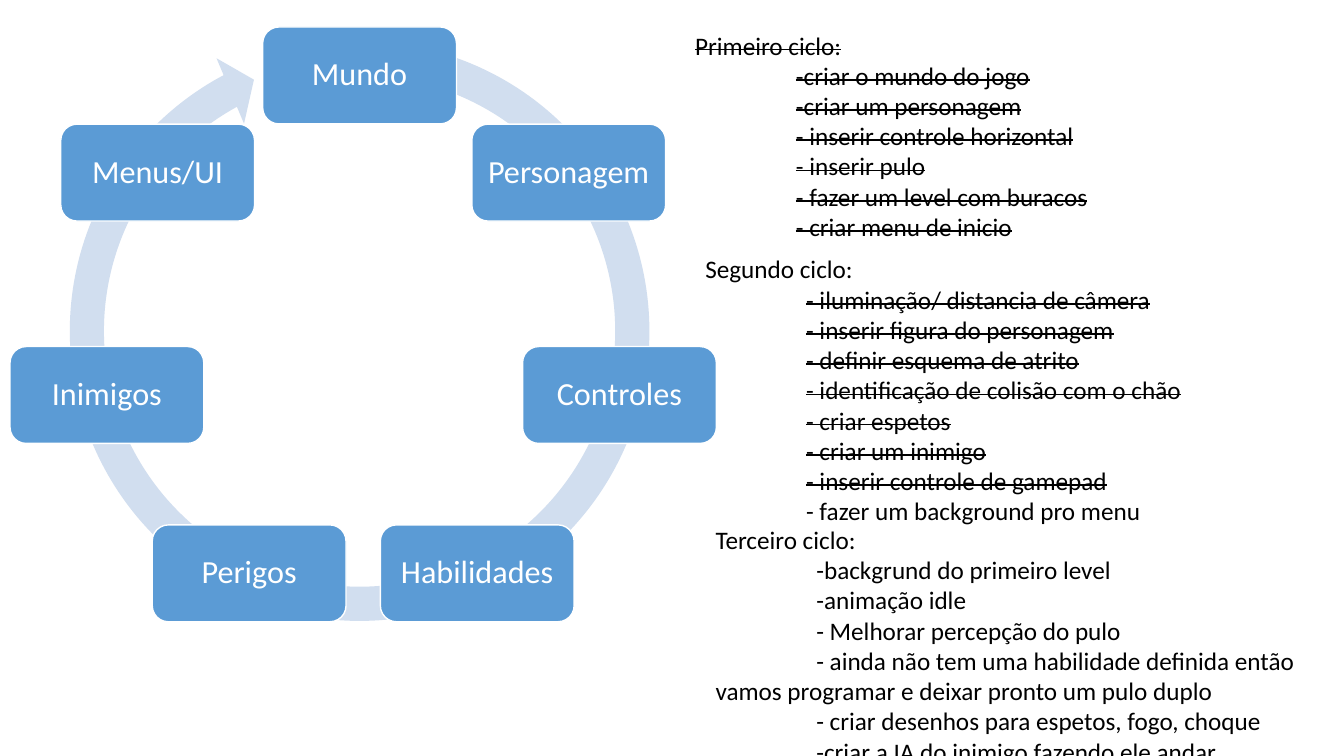
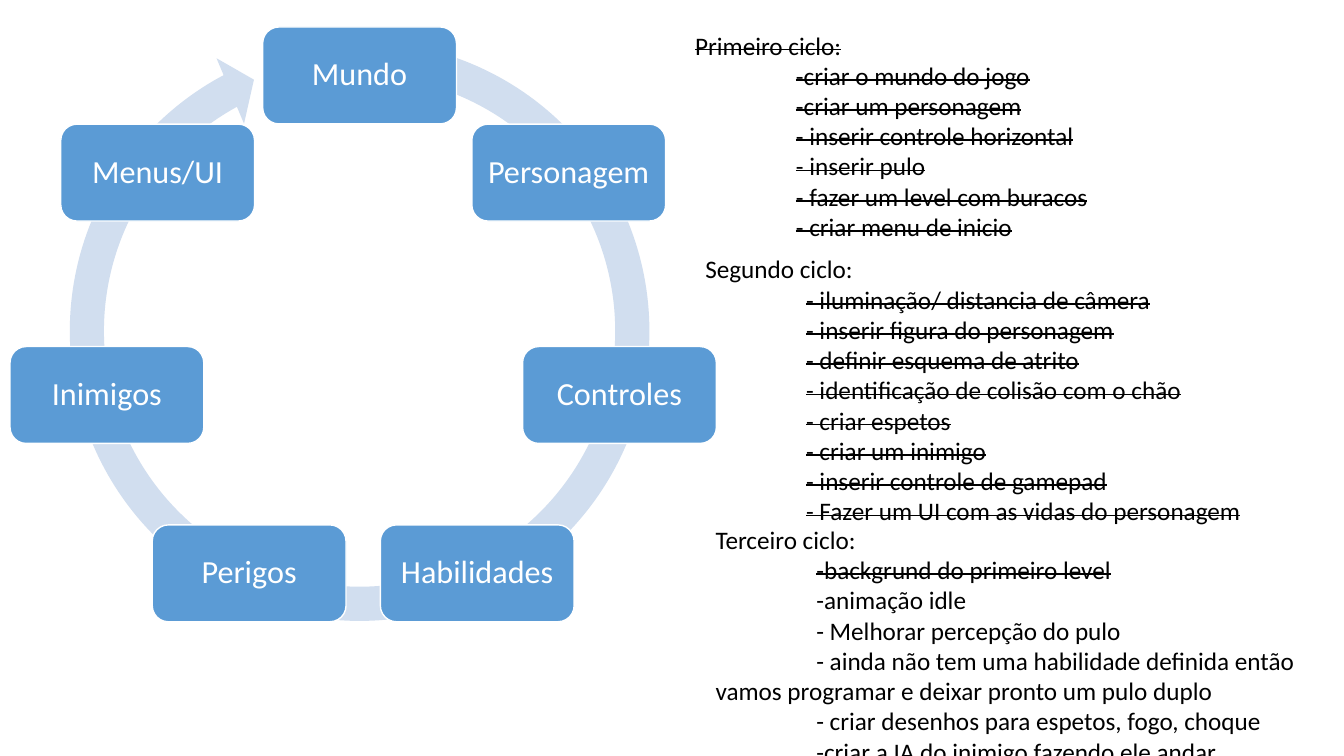
Before and after one commit to radfek/MilhoMen, a slide deck: slide 1 of GDD/Ciclo de trabalho.pptx. Drawn at 1344x756 pixels with LibreOffice and Linux fonts; fonts in the diff are those of the drawing. Boxes give left, top, right and bottom in pixels: in the first picture for what was removed or moved away, otherwise in the second. Text is boxed around its words. In the diff, an @@ line names an element or a change of style, - is before the commit and + after.

```diff
--- a/GDD/Ciclo de trabalho.pptx
+++ b/GDD/Ciclo de trabalho.pptx
@@ text at (x1=819, y1=502, x2=1240, y2=525): text changed @@
-- fazer um background pro menu
+- Fazer um UI com as vidas do personagem
@@ text at (x1=816, y1=561, x2=1111, y2=584): strikethrough on in "-backgrund do primeiro level" @@
```
Also in this commit, not shown: 24 other files.
